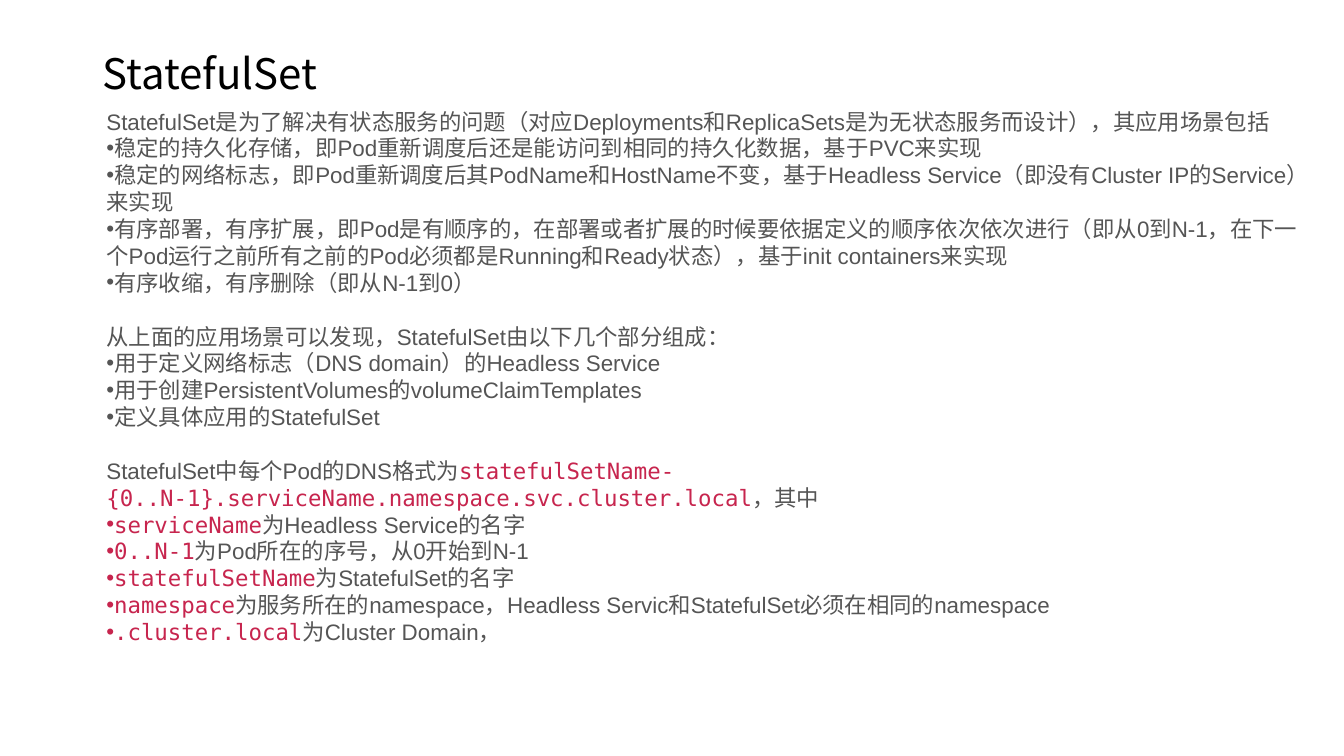
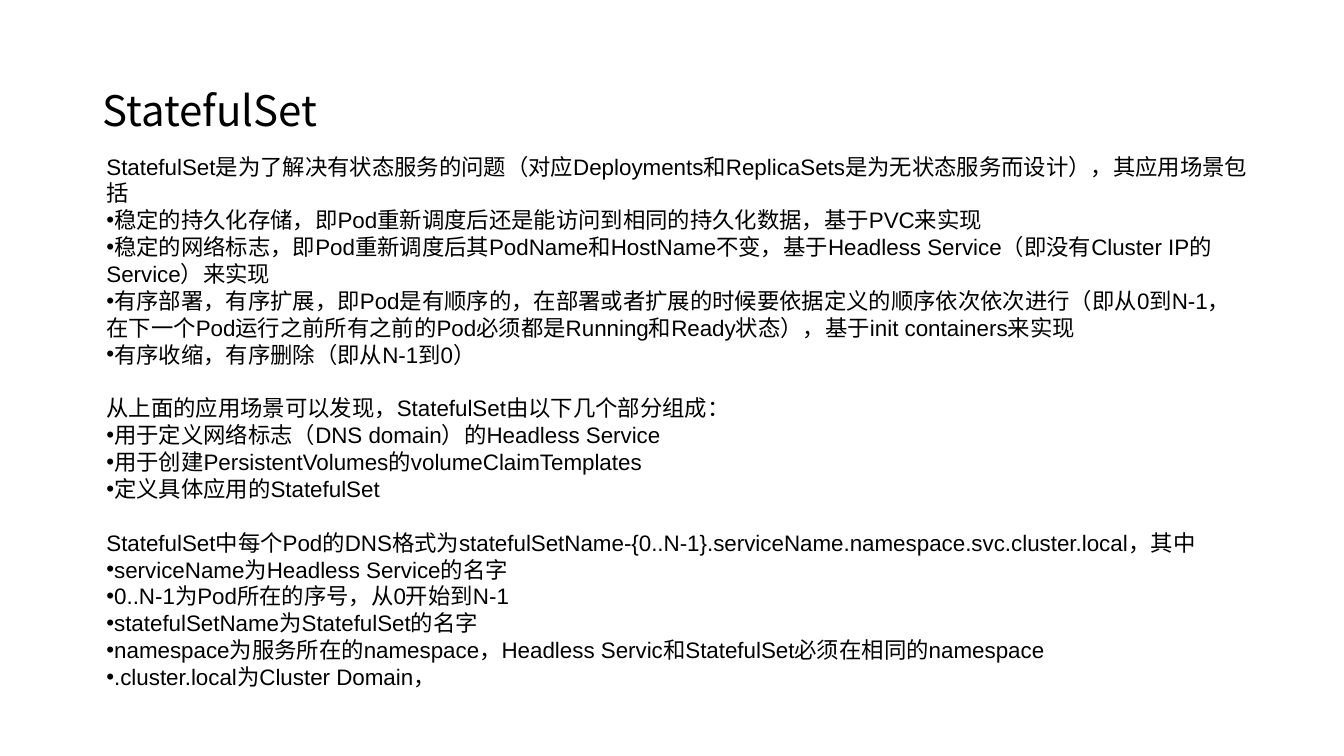
Before and after one commit to axzxs2001/Asp.NetCoreExperiment, a slide deck: slide 33 of Asp.NetCoreExperiment/kubernetes/kubernetes.pptx. Drawn at 1344x756 pixels with LibreOffice and Linux fonts; fonts in the diff are those of the drawing; background and template pictures are left out. Boxes give left, top, right and bottom in pixels: in the first picture for what was removed or moved away, otherwise in the second. Text is boxed around its words. In the diff, an @@ line names an element or a change of style, - is before the commit and + after.

```diff
--- a/Asp.NetCoreExperiment/kubernetes/kubernetes.pptx
+++ b/Asp.NetCoreExperiment/kubernetes/kubernetes.pptx
@@ title "StatefulSet": place and size @@
-title "StatefulSet" at <box>102,55,317,90</box>
+title "StatefulSet" at <box>102,92,317,127</box>
@@ text "StatefulSet是为了解决有状态服务的问题（对应Deployments和ReplicaSets是为无状态服务而设计 ...": place and size @@
-text "StatefulSet是为了解决有状态服务的问题（对应Deployments和ReplicaSets是为无状态服务而设计 ..." at <box>106,112,1308,642</box>
+text "StatefulSet是为了解决有状态服务的问题（对应Deployments和ReplicaSets是为无状态服务而设计 ..." at <box>106,157,1247,688</box>
@@ text "StatefulSet是为了解决有状态服务的问题（对应Deployments和ReplicaSets是为无状态服务而设计 ..." at <box>106,157,1247,688</box>: text colour #555555 to #000000 in "StatefulSet是为了解决有状态服务的问题（对应Deployments和ReplicaSets是为无状态服务而设计 ...", "稳定的持久化存储，即Pod重新调度后还是能访问到相同的持久化数据，基于PVC来实现", "稳定的网络标志，即Pod重新调度后其PodName和HostName不变，基于Headless Service（即没有C ...", "有序部署，有序扩展，即Pod是有顺序的，在部署或者扩展的时候要依据定义的顺序依次依次进行（即从0到N-1，在下一个Pod ..." and 11 more places; font DejaVu Sans Mono to Arial, text colour #C7254E to #000000 in "StatefulSet中每个Pod的DNS格式为statefulSetName-{0..N-1}.serviceName ...", "serviceName为Headless", "0..N-1为Pod所在的序号，从0开始到N-1", "statefulSetName为StatefulSet的名字" and 2 more places @@
```
Also in this commit, not shown: 13 other slides changed, 9 slides removed.
